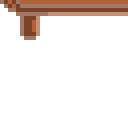
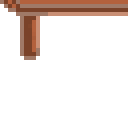
Two versions of the same layered image (128 × 128). Layer-by-layer changes:
painted on "Layer" over [20, 36, 40, 60]
painted on "Layer #1" over [20, 24, 40, 60]
painted on "Layer #2" over [20, 36, 40, 60]
